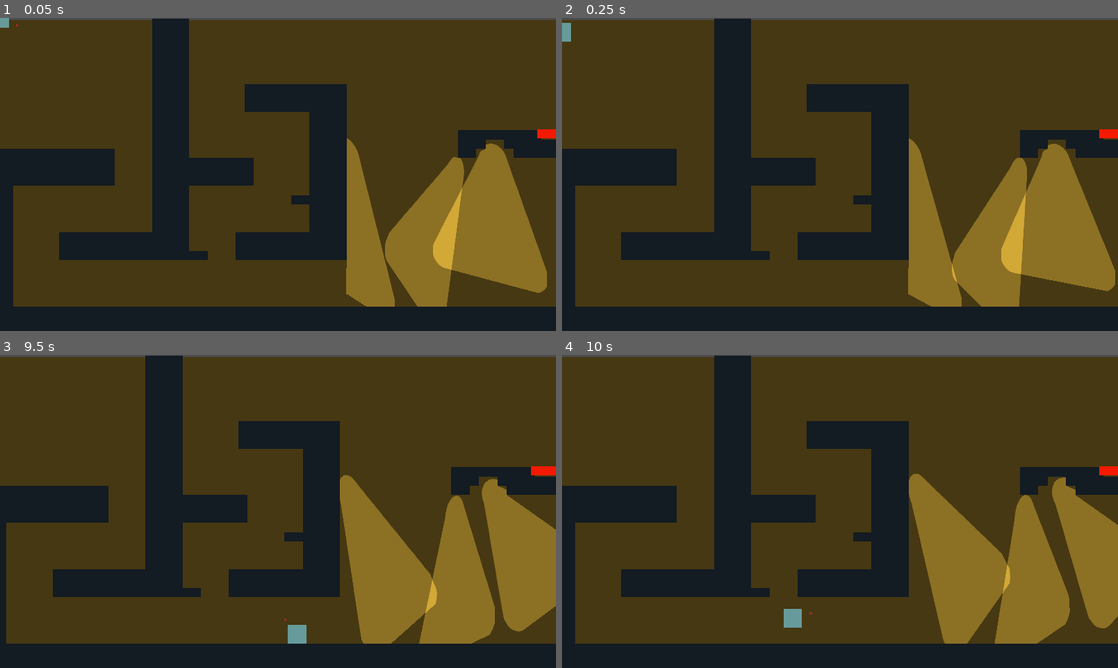
Above: before the commit, frames 1-4 (two rows, left to right).
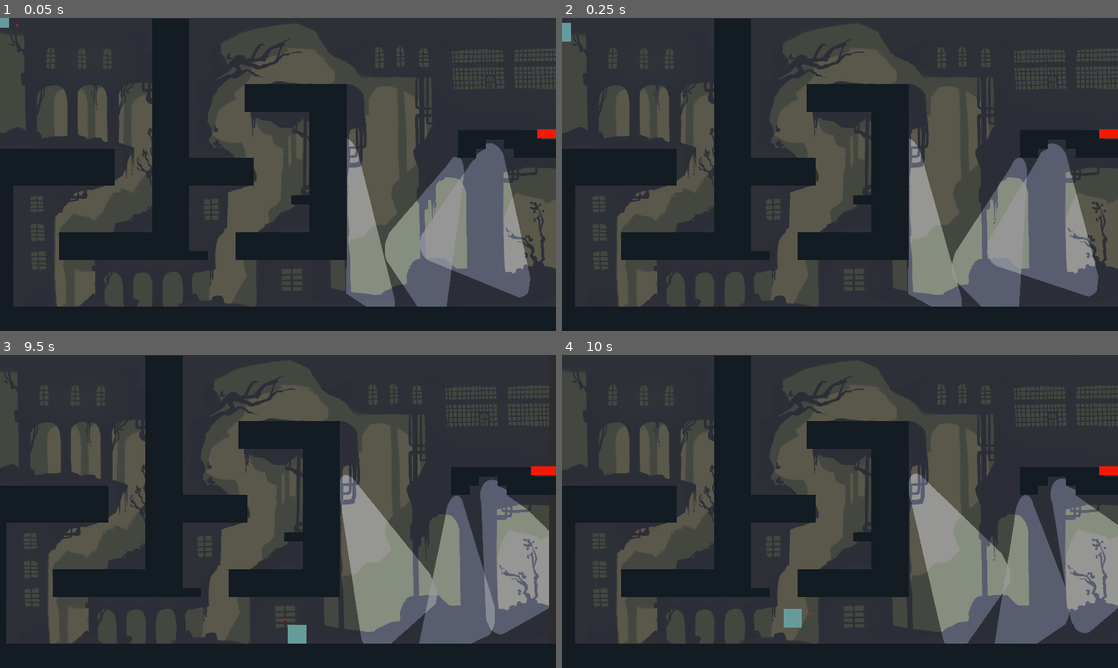
Above: after the commit, the same moments.

Repository: mightyminebuster/Github-GameOff-2020
Game: Godot game, scene res://Rooms/Level-Jail-1.tscn
Same seed, same stepped clock (60 frames per second), same inputs: the game is played once before the commit and once after it. This scene is started directly instead of the project's main scene.
Inputs (mouse positions are in pixels of both pictures, inside the frame that each line leads up to):
- Up to frame 1 (0.05 s): no input
- Up to frame 2 (0.25 s): no input
- Up to frame 3 (9.5 s): move the mouse to (400, 495) at 0.52 s; hold D (move_right) 0.53-2.03 s; tap Shift (dash) every 1.5 s from 0.6 to 8.1 s; tap Space (jump) at 0.77, 1.52, 3.02, 3.77, 4.52, 6.02, 6.77, 7.52, 9.02 s; move the mouse to (166, 527) at 1.27 s; click (166, 527) at 1.35 s; move the mouse to (333, 442) at 2.02 s; hold A (move_left) 2.03-2.78 s; move the mouse to (250, 574) at 2.77 s; hold D (move_right) 2.78-4.28 s; click (250, 574) at 2.85 s; move the mouse to (444, 558) at 3.52 s; move the mouse to (111, 464) at 4.27 s; hold A (move_left) 4.28-5.03 s; click (111, 464) at 4.35 s; move the mouse to (305, 511) at 5.02 s; hold D (move_right) 5.03-5.78 s; move the mouse to (194, 433) at 5.77 s; hold A (move_left) 5.78-7.28 s; click (194, 433) at 5.85 s; move the mouse to (400, 495) at 6.52 s; move the mouse to (166, 527) at 7.27 s; hold D (move_right) from 7.28 s (still down); click (166, 527) at 7.35 s; move the mouse to (333, 442) at 8.02 s; move the mouse to (250, 574) at 8.77 s; click (250, 574) at 8.85 s
- Up to frame 4 (10 s): move the mouse to (1006, 558) at 9.52 s; release D (move_right) at 9.53 s; hold A (move_left) from 9.53 s (still down); tap Shift (dash) at 9.6 s; tap Space (jump) at 9.77 s

The runs differ from the first frame. In frame 1, 74% of the frame differs, in the area x 0-100%, y 0-93%; in frame 2, 74%; in frame 3, 74%; in frame 4, 74%.

Commit message:
Added Background to level 1
note light objects will not appear without a background

Diff:
--- a/SourceCode/Rooms/Level-Industrial-1.tscn
+++ b/SourceCode/Rooms/Level-Industrial-1.tscn
@@ -47,42 +47,42 @@
 
 [node name="PendulumSaw" parent="." instance=ExtResource( 4 )]
 position = Vector2( 1450.17, 494.2 )
-rotation = -1.40141
+rotation = 1.4582
 rotation_type = "HalfRotation"
 offset = 295
 speed = 0.8
 
 [node name="PendulumSaw2" parent="." instance=ExtResource( 4 )]
 position = Vector2( 5526.75, 530.8 )
-rotation = -1.50942
+rotation = -0.574445
 rotation_type = "HalfRotation"
 offset = 389
 speed = 0.6
 
 [node name="PendulumSaw3" parent="." instance=ExtResource( 4 )]
 position = Vector2( 3846.35, 550 )
-rotation = -1.50942
+rotation = -0.574445
 rotation_type = "HalfRotation"
 offset = 407
 speed = 0.6
 
 [node name="PendulumSaw6" parent="." instance=ExtResource( 4 )]
 position = Vector2( 3846.35, 550 )
-rotation = -2.48324
+rotation = -4.62794
 rotation_type = "FullRotation"
 offset = 407
 speed = 0.8
 
 [node name="PendulumSaw4" parent="." instance=ExtResource( 4 )]
 position = Vector2( 7089.15, 256.8 )
-rotation = -0.870676
+rotation = -1.5708
 rotation_type = "HalfRotation"
 offset = 368
 speed = 0.5
 
 [node name="PendulumSaw5" parent="." instance=ExtResource( 4 )]
 position = Vector2( 1461.34, 708 )
-rotation = -1.50942
+rotation = -0.574445
 rotation_type = "HalfRotation"
 offset = 360
 speed = 0.6
--- a/SourceCode/Rooms/Level-Jail-1.tscn
+++ b/SourceCode/Rooms/Level-Jail-1.tscn
@@ -1,22 +1,31 @@
-[gd_scene load_steps=7 format=2]
+[gd_scene load_steps=9 format=2]
 
 [ext_resource path="res://Objects/Tilesets/GrapplableTiles.tscn" type="PackedScene" id=1]
 [ext_resource path="res://Objects/Player/Player.tscn" type="PackedScene" id=2]
 [ext_resource path="res://Objects/Camera/Camera2D.tscn" type="PackedScene" id=3]
+[ext_resource path="res://RoomAssets/Jail/Jail-1/Paralax1.png" type="Texture" id=4]
 [ext_resource path="res://Objects/Tilesets/GroundTiles.tscn" type="PackedScene" id=5]
 [ext_resource path="res://Objects/Obstacles/SecurityCamera/SecurityCamera.tscn" type="PackedScene" id=6]
+[ext_resource path="res://RoomAssets/Jail/Jail-1/Paralax2.png" type="Texture" id=7]
 [ext_resource path="res://Objects/Tilesets/DieTiles.tscn" type="PackedScene" id=8]
 
 [node name="Level-Jail-1" type="Node2D"]
 
 [node name="Background" type="Node2D" parent="."]
 
-[node name="ColorRect" type="ColorRect" parent="Background"]
-margin_left = -30.0
-margin_top = 7.0
-margin_right = 12972.0
-margin_bottom = 1091.0
-color = Color( 0.27451, 0.219608, 0.0705882, 1 )
+[node name="Layer1" type="Sprite" parent="Background"]
+texture = ExtResource( 7 )
+offset = Vector2( 960, 540 )
+region_rect = Rect2( 1920, 1080, 0, 0 )
+
+[node name="Layer2" type="Sprite" parent="Background"]
+texture = ExtResource( 4 )
+offset = Vector2( 960, 540 )
+
+[node name="DarknessOverlay" type="ColorRect" parent="Background"]
+margin_right = 4096.0
+margin_bottom = 1080.0
+color = Color( 0, 0, 0, 0.411765 )
 __meta__ = {
 "_edit_use_anchors_": false
 }
@@ -49,7 +58,7 @@
 
 [node name="SecurityCamera" parent="Obstacles" instance=ExtResource( 6 )]
 position = Vector2( 1705.06, 435 )
-rotation = -0.37001
+rotation = -0.242601
 scale = Vector2( 1.471, 1.932 )
 speed = 0.142
 
Binary file added: SourceCode/RoomAssets/Jail/Jail-1/Paralax1.png
Not shown, added: SourceCode/RoomAssets/Jail/Jail-1/Paralax1.png.import
Binary file added: SourceCode/RoomAssets/Jail/Jail-1/Paralax2.png
Not shown, added: SourceCode/RoomAssets/Jail/Jail-1/Paralax2.png.import
